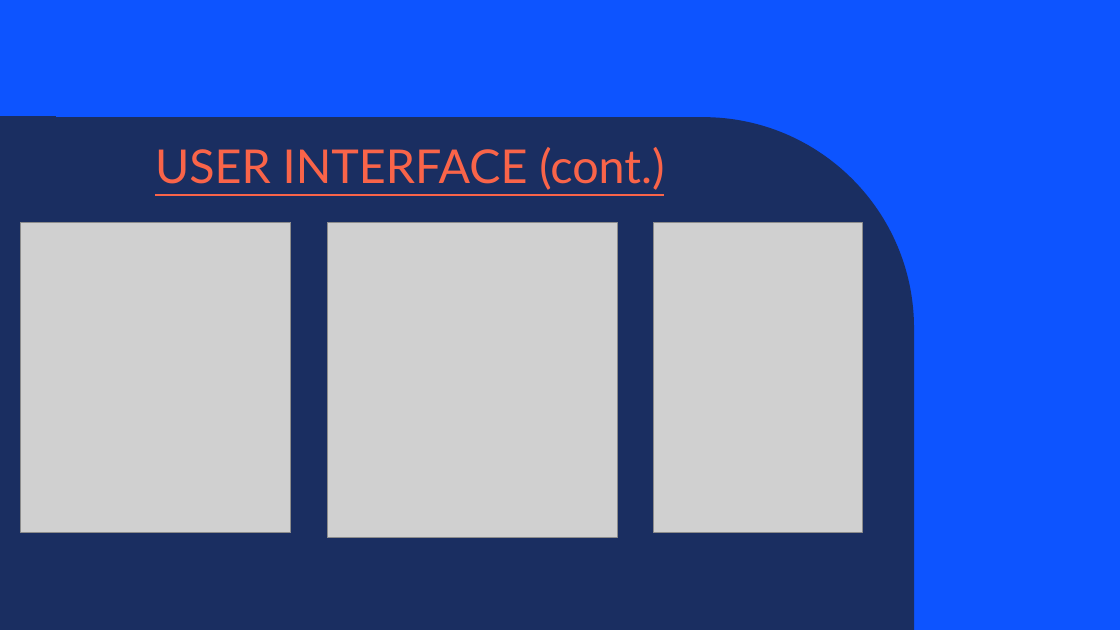
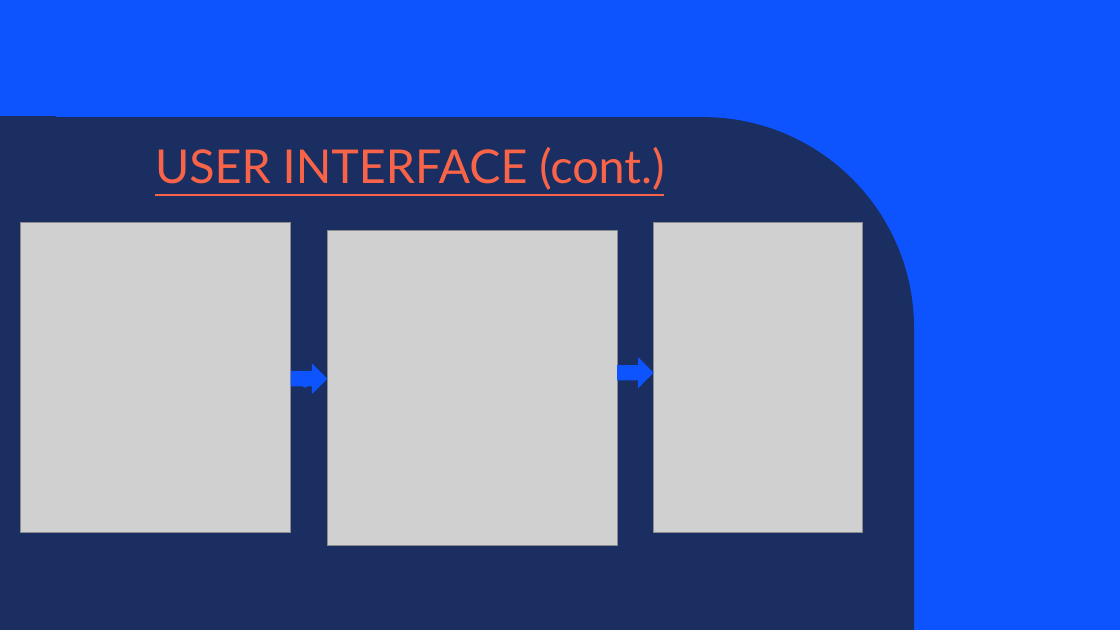
Before and after one commit to Tunir10Chaudhuri/Case_Study_Group_4, a slide deck: slide 8 of Case_Study_Group_4.pptx. Drawn at 1120x630 pixels with LibreOffice and Linux fonts; fonts in the diff are those of the drawing; grey boxes stand for pictures; background and template pictures are left out. Boxes give left, top, right and bottom in pixels: in the first picture for what was removed or moved away, otherwise in the second. Text is boxed around its words. In the diff, an @@ line names an element or a change of style, - is before the commit and + after.

```diff
--- a/Case_Study_Group_4.pptx
+++ b/Case_Study_Group_4.pptx
@@ picture moved from (x1=328, y1=223, x2=618, y2=539) to (x1=328, y1=230, x2=618, y2=546) @@
@@ right arrow added at (x1=618, y1=357, x2=655, y2=388), fill #0D54FF @@
@@ right arrow added at (x1=291, y1=363, x2=328, y2=394), fill #0D54FF @@
@@ right arrow added at (x1=303, y1=384, x2=308, y2=388), fill #0D54FF @@
```
Also in this commit, not shown: 3 other slides changed.
